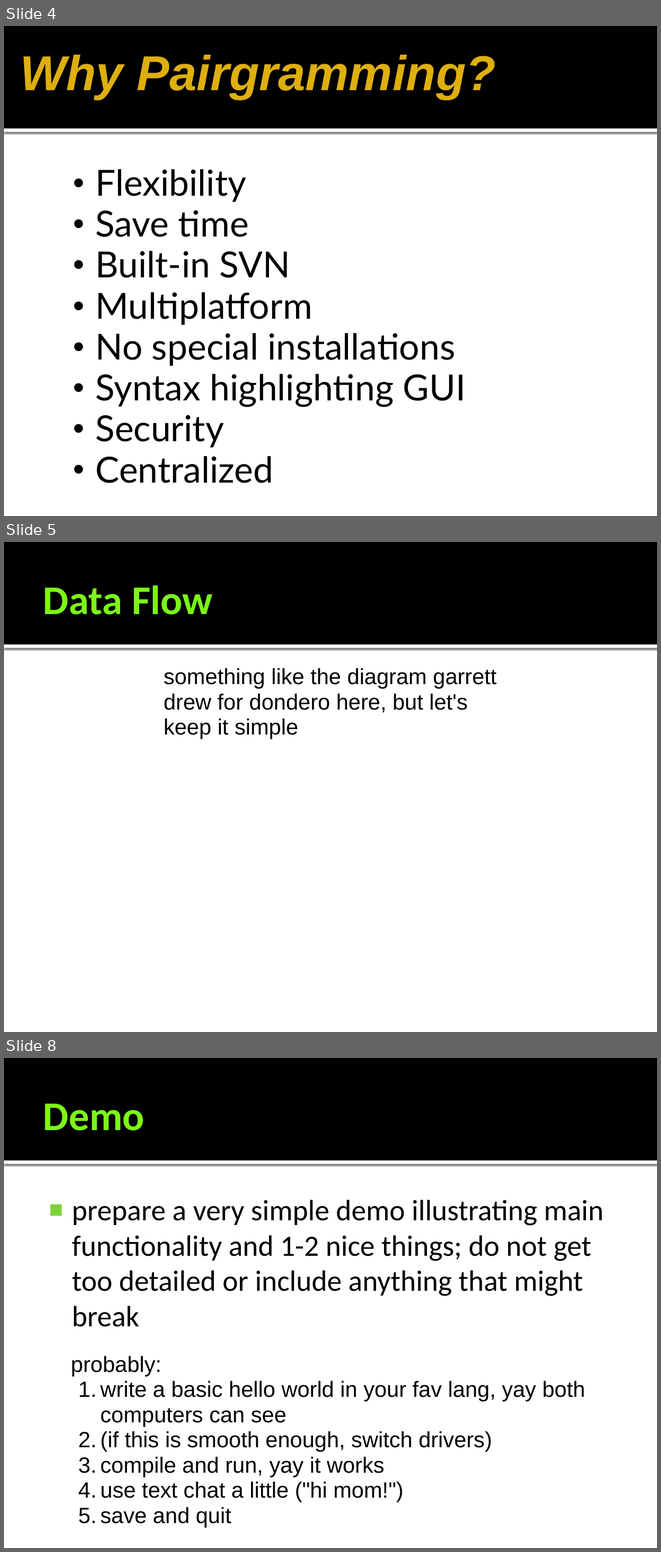
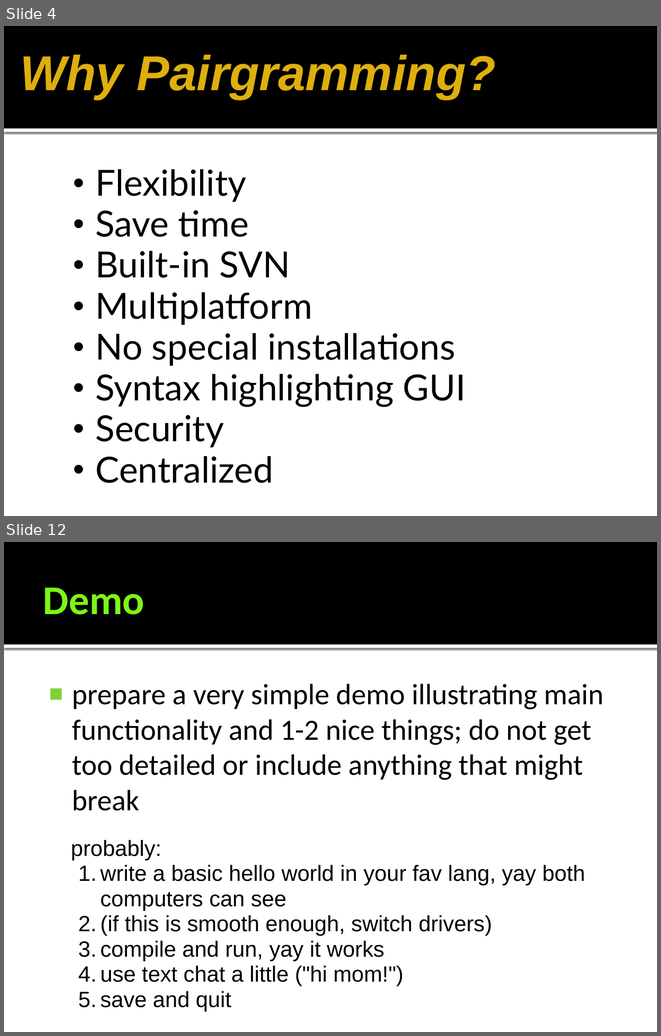
Before and after one commit to gmarcotte/teamceg, a slide deck: pear/submission_materials/PairgrammingDemo.pptx. Shown one above the other, each under a label of ours: slides 4, 5 and 8 before the commit, slides 4 and 12 after it; the slides between them are not shown. The pictures are 661x1552 and 661x1036 pixels, drawn with LibreOffice and Linux fonts; fonts in the diff are those of the drawing; background and template pictures are left out. Boxes give left, top, right and bottom in pixels: in the first picture for what was removed or moved away, otherwise in the second. Text is boxed around its words. In the diff, an @@ line names an element or a change of style, - is before the commit and + after.

```diff
--- a/pear/submission_materials/PairgrammingDemo.pptx
+++ b/pear/submission_materials/PairgrammingDemo.pptx
@@ slide 5 removed at (4, 542, 657, 1032), background #FFFFFF; not listed: 2 template elements that a slide beside it also shows @@
@@ title removed at (43, 585, 213, 615) @@
-Data Flow
@@ text removed at (164, 668, 496, 739) @@
-something like the diagram garrett drew for dondero here, but let's keep it simple
@@ what was slide 8 is now slide 12 @@
```
Also in this commit, not shown: 7 slides added, 2 other slides removed, 8 other files.
